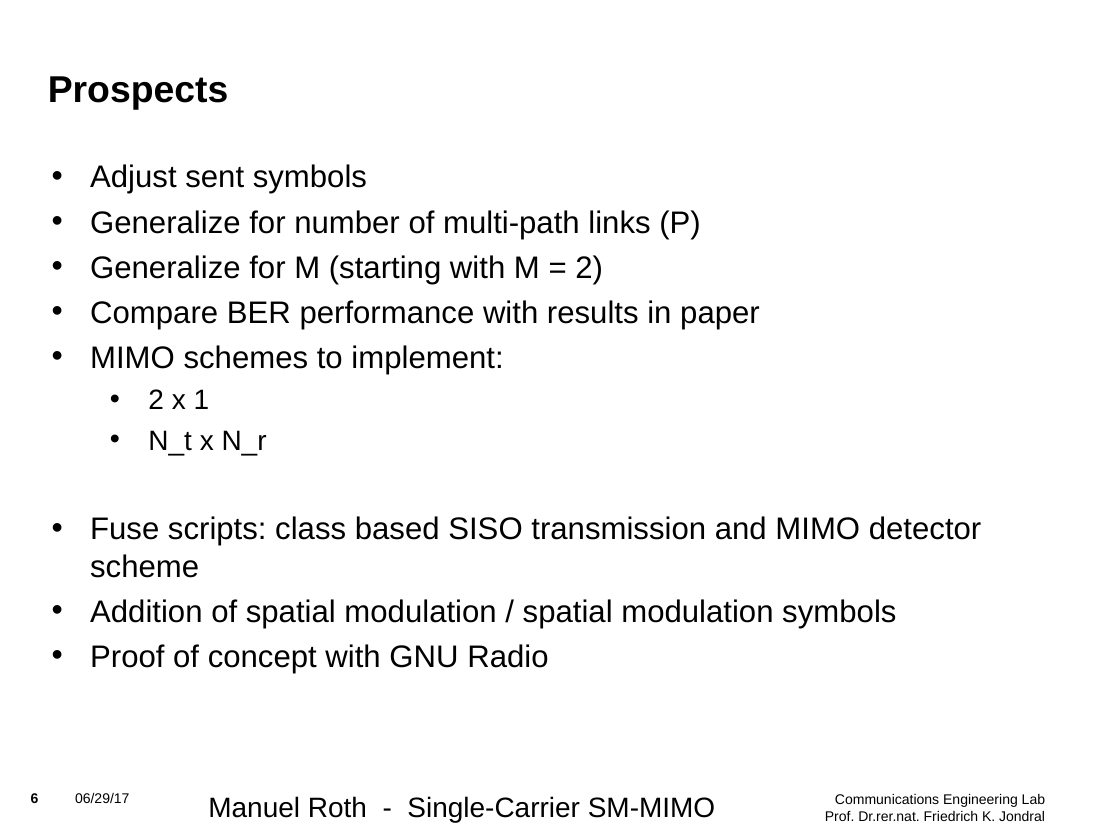
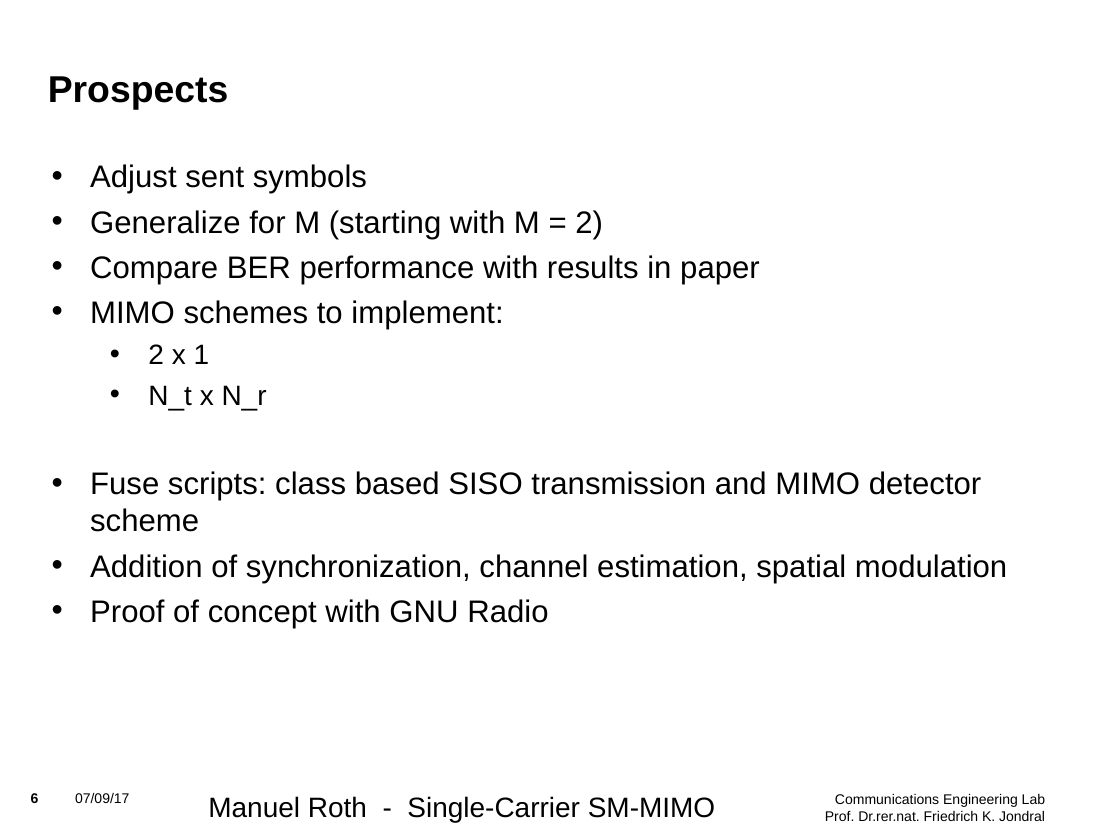
Before and after one commit to mnxx/sc-sm-transceiver, a slide deck: slide 6 of presentations/Update_1.odp. Drawn at 1120x840 pixels with LibreOffice and Linux fonts; fonts in the diff are those of the drawing; background and template pictures are left out. Boxes give left, top, right and bottom in pixels: in the first picture for what was removed or moved away, otherwise in the second. Text is boxed around its words. In the diff, an @@ line names an element or a change of style, - is before the commit and + after.

Commit message:
Update presentation Update_1.

```diff
--- a/presentations/Update_1.odp
+++ b/presentations/Update_1.odp
@@ text at bbox=[90, 210, 701, 239]: paragraph removed @@
-• Generalize for number of multi-path links (P)
@@ text at bbox=[90, 554, 1007, 583]: text changed @@
-• Addition of spatial modulation / spatial modulation symbols
+• Addition of synchronization, channel estimation, spatial modulation
@@ text at bbox=[75, 793, 129, 803]: text changed @@
-06/29/17
+07/09/17
```
Also in this commit, not shown: 5 other slides changed, 1 other file.
